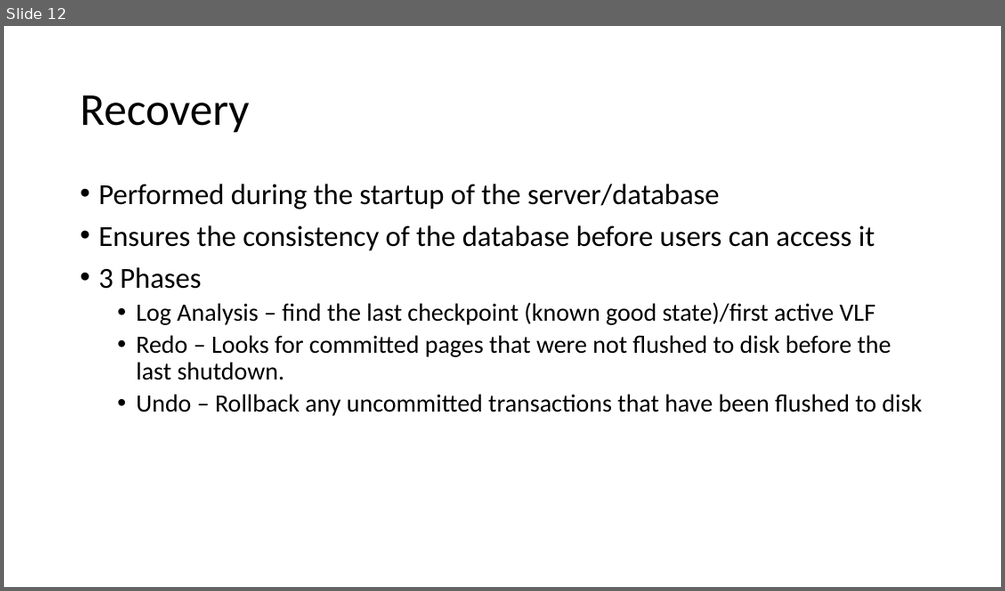
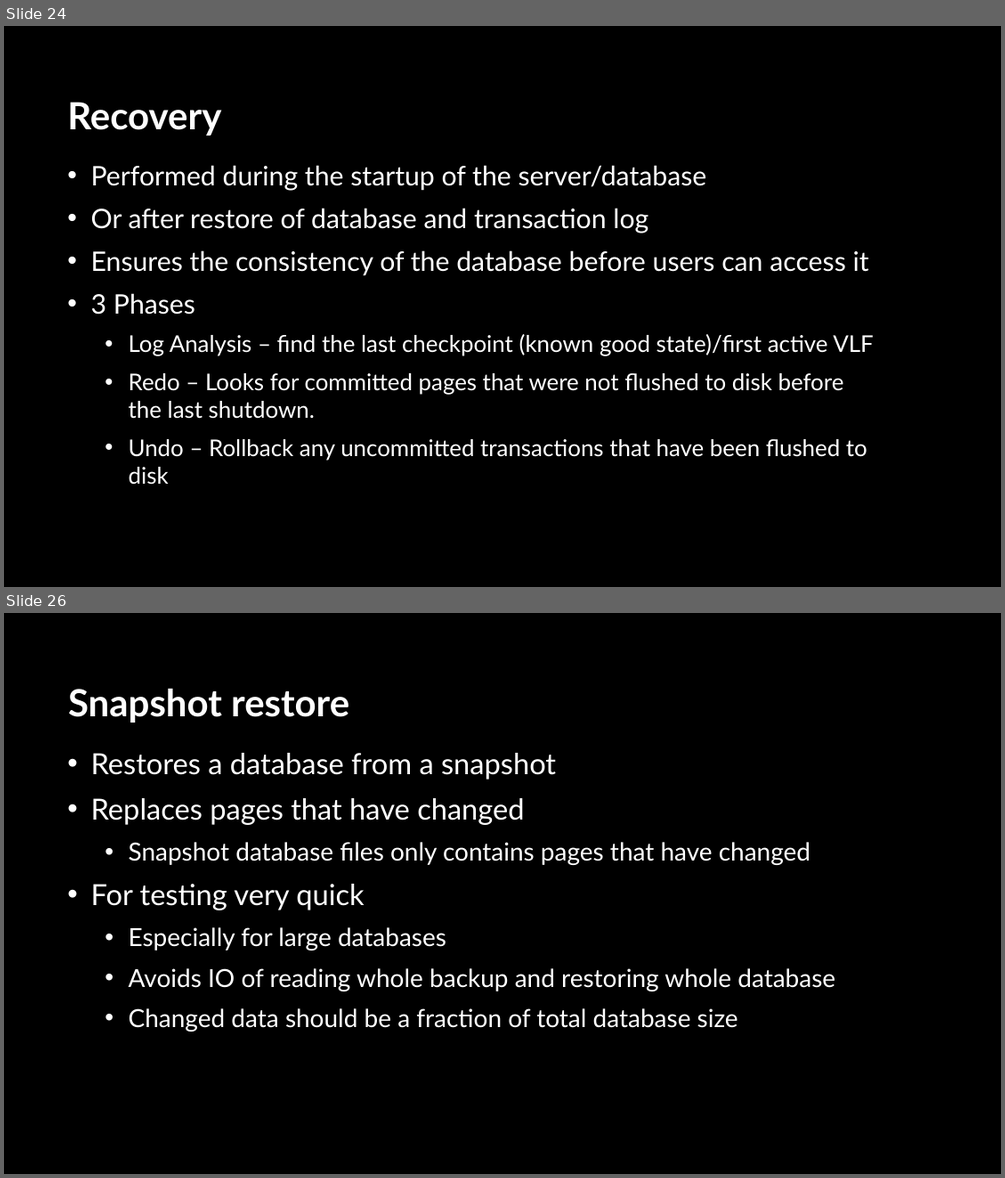
Before and after one commit to sabinio/SQLTraining, a slide deck: Slides/1. Logging.pptx. Shown one above the other, each under a label of ours: slide 12 before the commit, slides 24 and 26 after it; the slides between them are not shown. The pictures are 1005x591 and 1005x1178 pixels, drawn with LibreOffice and Linux fonts; fonts in the diff are those of the drawing; background and template pictures are left out. Boxes give left, top, right and bottom in pixels: in the first picture for what was removed or moved away, otherwise in the second. Text is boxed around its words. In the diff, an @@ line names an element or a change of style, - is before the commit and + after.

```diff
--- a/Slides/1. Logging.pptx
+++ b/Slides/1. Logging.pptx
@@ slide 26 added at (x1=4, y1=613, x2=1001, y2=1174), background picture (left out) @@
@@ title added at (x1=68, y1=688, x2=349, y2=722), 36 pt, text #FFFFFF, bold @@
+Snapshot restore
@@ text added at (x1=91, y1=753, x2=835, y2=1031), 24 pt, text #FFFFFF @@
+• Restores a database from a snapshot
+• Replaces pages that have changed
+  • Snapshot database files only contains pages that have changed
+• For testing very quick
+  • Especially for large databases
+  • Avoids IO of reading whole backup and restoring whole database
+  • Changed data should be a fraction of total database size
@@ what was slide 12 is now slide 24 @@
@@ slide 24 changed as well @@
@@ background #FFFFFF to picture (left out) @@
@@ title "Recovery" moved from (x1=80, y1=95, x2=249, y2=133) to (x1=67, y1=102, x2=221, y2=135) @@
@@ title "Recovery" at (x1=67, y1=102, x2=221, y2=135): size 44 to 36 pt, font Calibri to Lato, text colour #000000 to #FFFFFF, bold on; line spacing 0.9 to 1 @@
@@ text "Performed during the startup of ..." moved from (x1=98, y1=184, x2=922, y2=416) to (x1=91, y1=165, x2=873, y2=484) @@
@@ text at (x1=91, y1=165, x2=873, y2=484): size 28 to 25.9 pt in "Performed during the startup of the server/database", "Ensures the consistency of the database before ...", "3 Phases"; font Calibri to Lato, text colour #000000 to #FFFFFF in "Performed during the startup of the server/database", "Ensures the consistency of the database before ...", "3 Phases", "Log Analysis – find the last checkpoint ..." and 2 more places; size 24 to 22.2 pt in "Log Analysis – find the last checkpoint ...", "Redo – Looks for committed pages that ...", "Undo – Rollback any uncommitted transactions that ..."; indent changed; line spacing 0.9 to 1; more space between paragraphs @@
@@ text at (x1=91, y1=208, x2=648, y2=232): paragraph added @@
+• Or after restore of database and transaction log
```
Also in this commit, not shown: 15 other slides changed, 19 other slides added, 1 slide removed.
